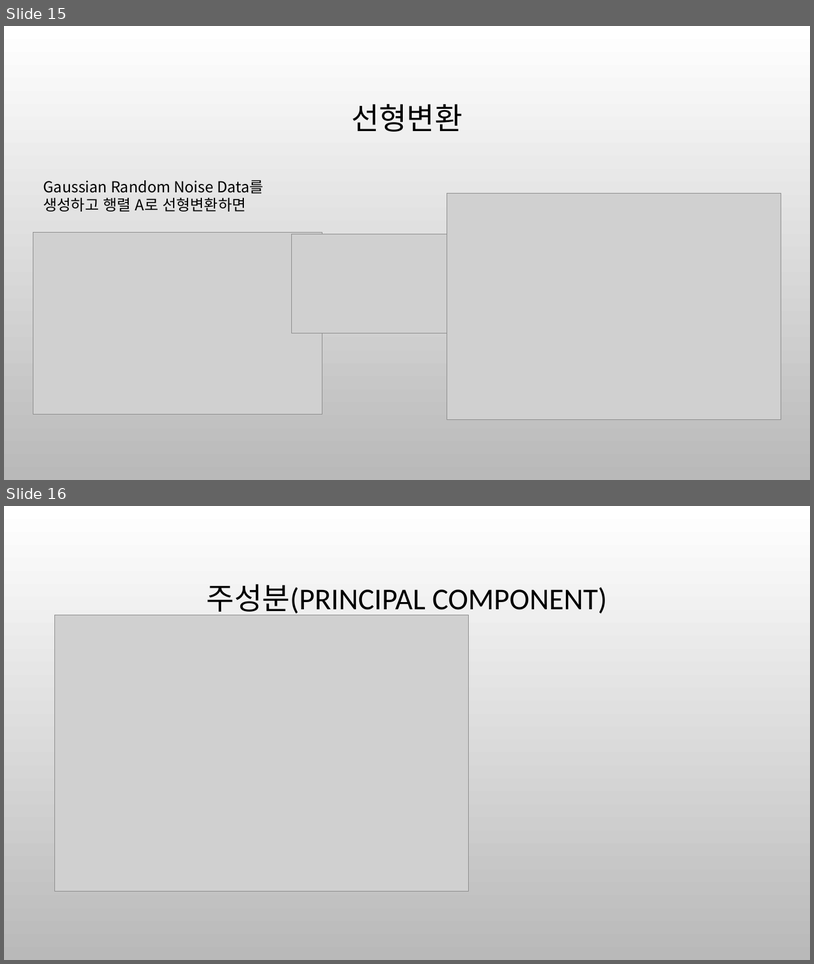
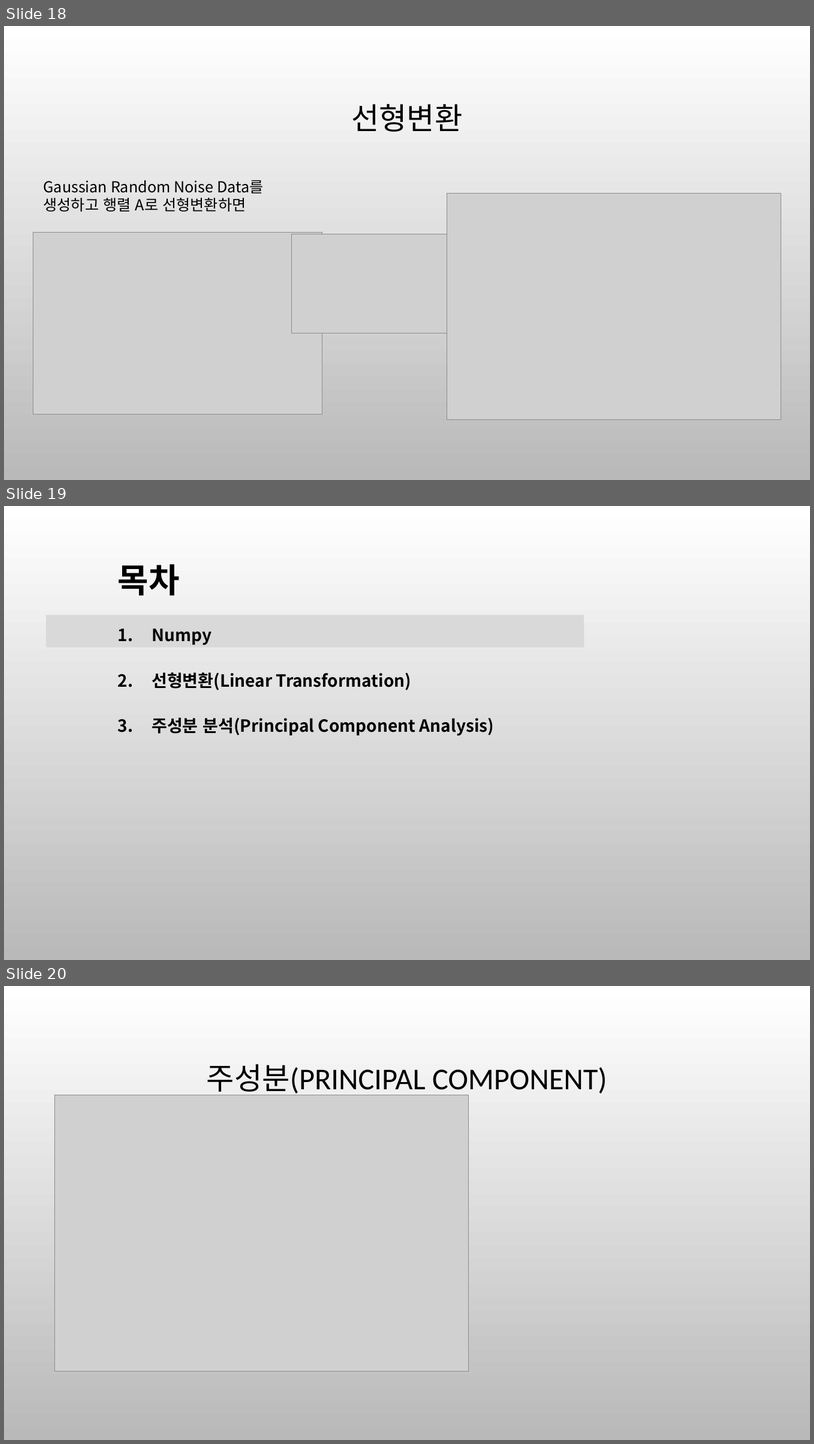
Before and after one commit to ancestor9/mathematics-for-machine-learning, a slide deck: 6_Matrix_vectors.pptx. Shown one above the other, each under a label of ours: slides 15 and 16 before the commit, slides 18, 19 and 20 after it. The pictures are 814x964 and 814x1444 pixels, drawn with LibreOffice and Linux fonts; fonts in the diff are those of the drawing; grey boxes stand for pictures; background and template pictures are left out. Boxes give left, top, right and bottom in pixels: in the first picture for what was removed or moved away, otherwise in the second. Text is boxed around its words. In the diff, an @@ line names an element or a change of style, - is before the commit and + after.

```diff
--- a/6_Matrix_vectors.pptx
+++ b/6_Matrix_vectors.pptx
@@ slide 19 added at (4, 506, 810, 960), background picture (left out) @@
@@ text added at (118, 564, 494, 736), 20 pt, text #000000, bold @@
+목차
+1. Numpy
+2. 선형변환(Linear Transformation)
+3. 주성분 분석(Principal Component Analysis)
@@ rectangle added at (47, 615, 585, 647), fill #D9D9D9 @@
@@ what was slide 15 is now slide 18 @@
@@ what was slide 16 is now slide 20 @@
```
Also in this commit, not shown: 3 other slides added.
